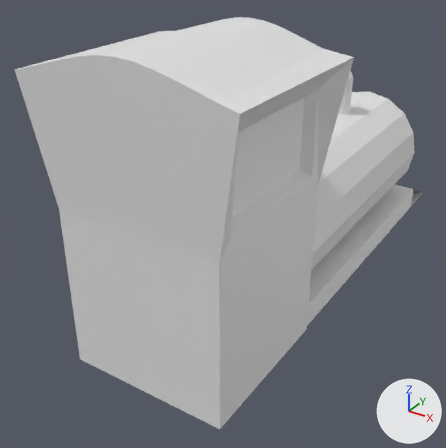
What one commit did to the Blender file Train station/train.blend.
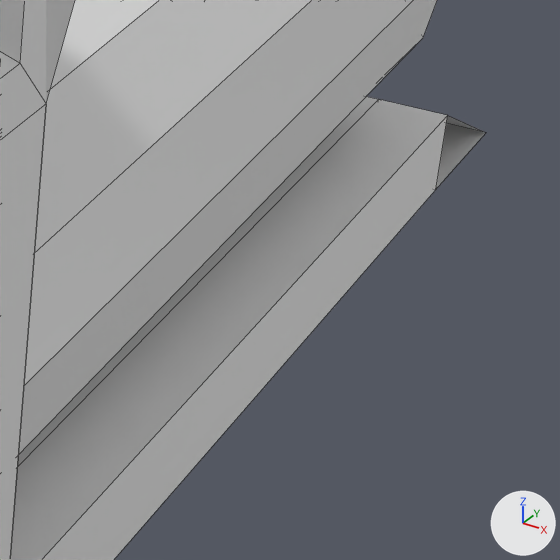
Each version is shown whole from a 50 mm lens placed at (3.94, -7.83, 4.29), pointed at (-0.75, -0.69, -0.27), then close up on the part from 69% to 99% of the width and 36% to 66% of the height. The axes (+X, +Y, +Z) are drawn at lower right. The lights are the same throughout. The close-ups show mesh edges as thin lines.
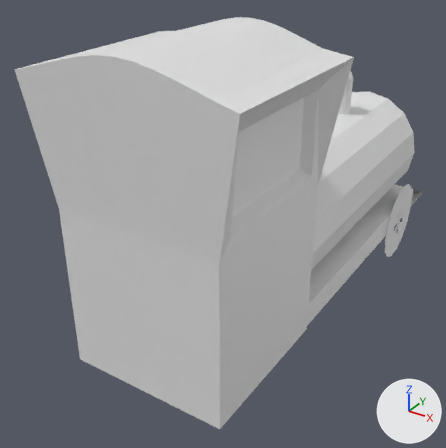
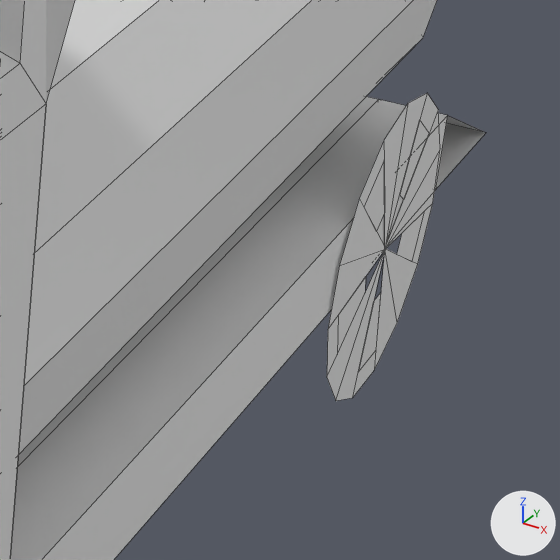
Commit message: Completed train model v1

Location of each change, [x1, y1, x2, y2] in pixels of the close-ups (560 x 560 px):
'Circle', added
    after: [327, 93, 440, 401]

Edits to the bpy script that builds the scene:
```text
Add me_circle_001:
    me_circle_001.from_pydata(...)  # 290 vertices, 265 faces; spans x -0.99..0.99, y -0.98..1.0, z 0.0
Add ob_circle:
    ob_circle = bpy.data.objects.new('Circle', me_circle_001)
    ob_circle.location = (1.006, 2.763, -1.231)
    ob_circle.rotation_euler = (1.576, 0.0, 1.581)  # degrees (90, 0, 91)
    ob_circle.scale = (0.73, 0.73, 0.73)
```
